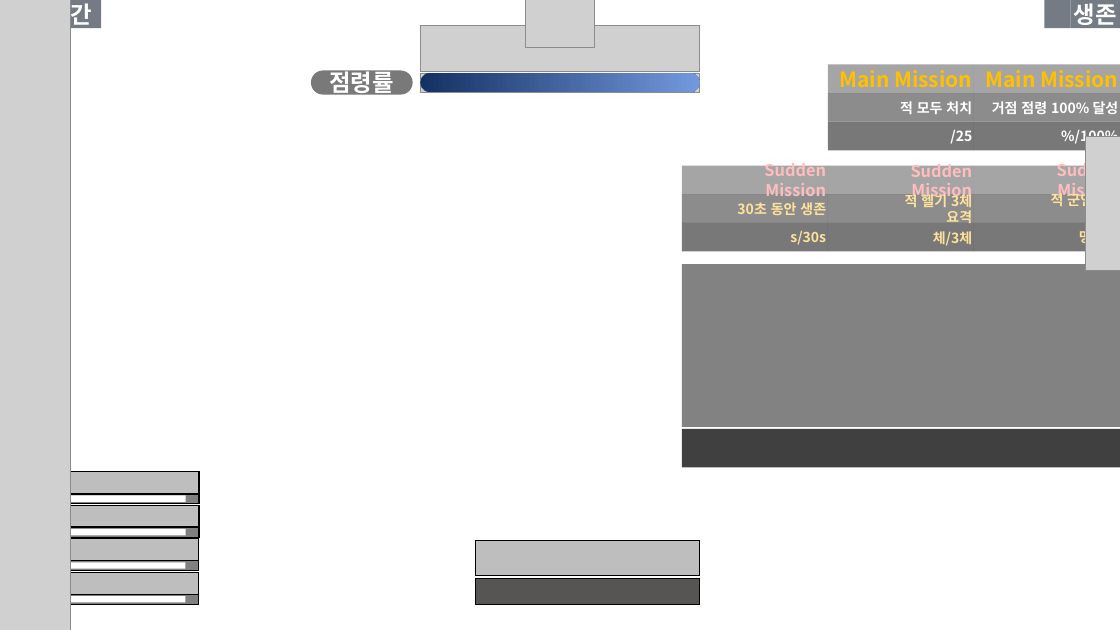
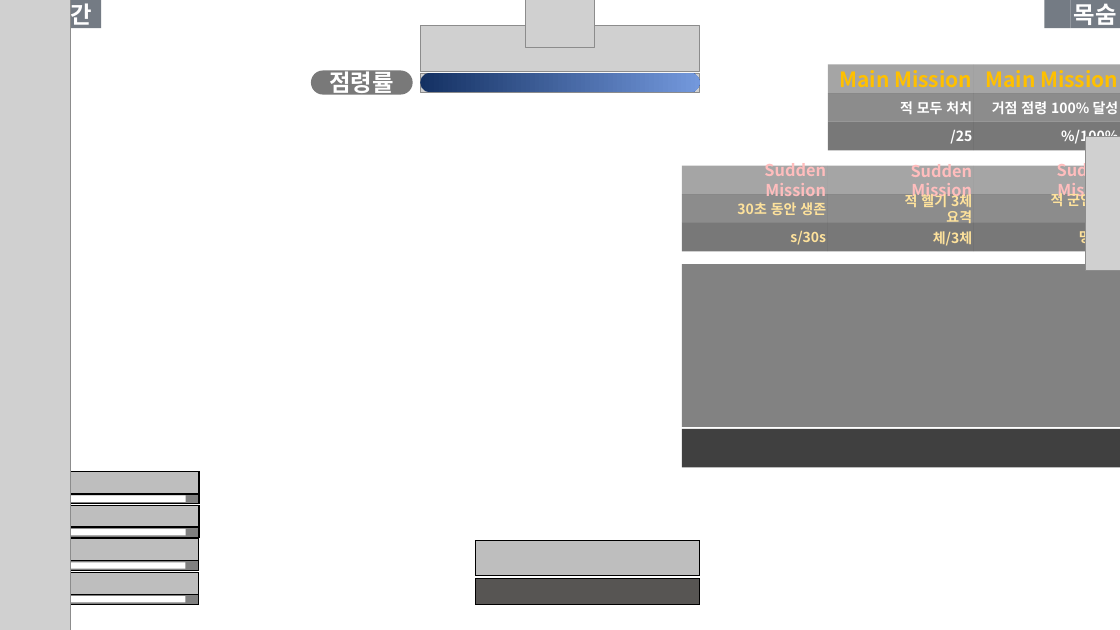
Before and after one commit to kiption/XD, a slide deck: slide 1 of Client/PvE/REVENGER/UI/XDUI/UI.pptx. Drawn at 1120x630 pixels with LibreOffice and Linux fonts; fonts in the diff are those of the drawing; grey boxes stand for pictures; background and template pictures are left out. Boxes give left, top, right and bottom in pixels: in the first picture for what was removed or moved away, otherwise in the second. Text is boxed around its words. In the diff, an @@ line names an element or a change of style, - is before the commit and + after.

```diff
--- a/Client/PvE/REVENGER/UI/XDUI/UI.pptx
+++ b/Client/PvE/REVENGER/UI/XDUI/UI.pptx
@@ text in rectangle at box(1074, 3, 1117, 29): text changed @@
-생존
+목숨
```
Also in this commit, not shown: 9 other files.
